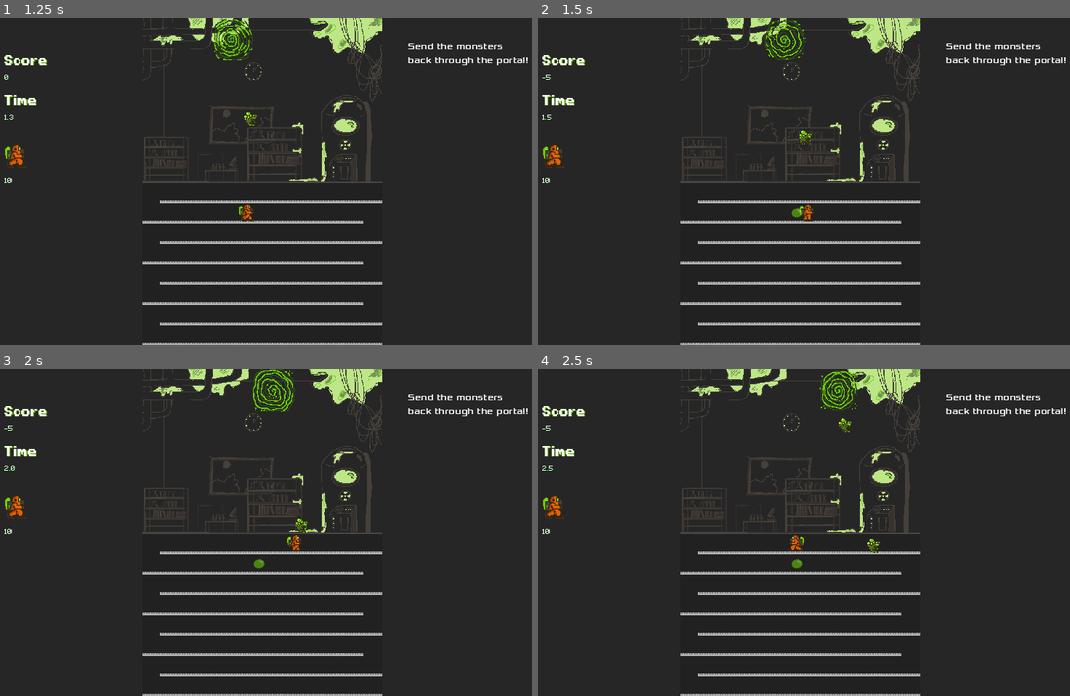
Above: before the commit, frames 1-4 (two rows, left to right).
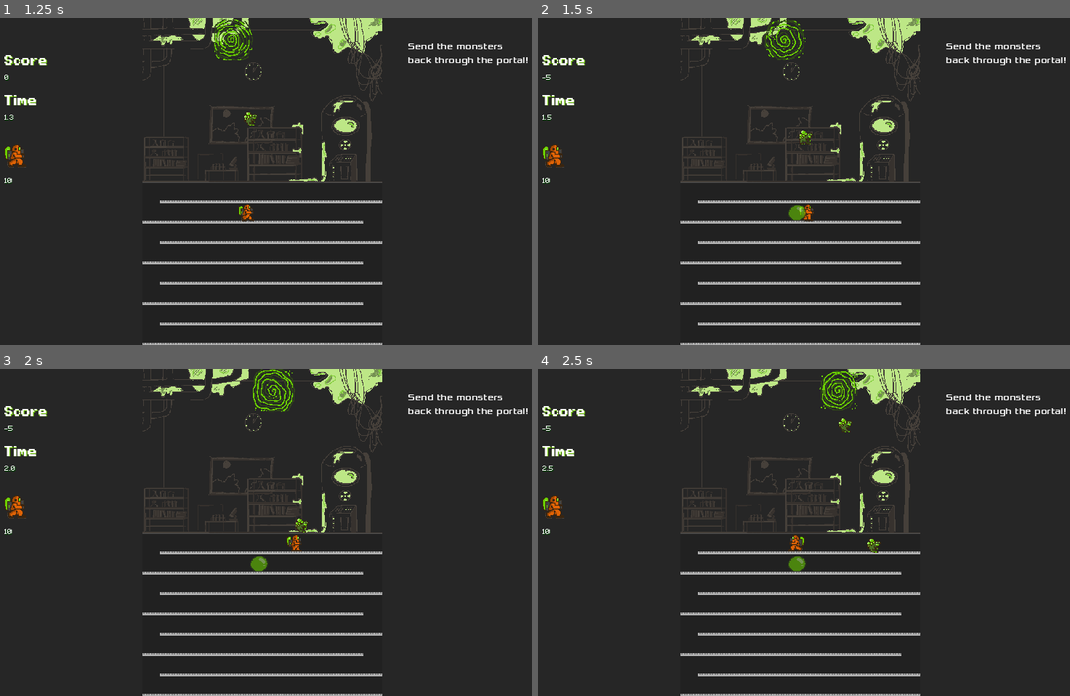
Above: after the commit, the same moments.

Repository: KrolPolski/Finnish-Game-Jam-2025
Game: Godot game, scene res://scenes/level_1.tscn
Same seed, same stepped clock (60 frames per second), same inputs: the game is played once before the commit and once after it.
Inputs:
- Up to frame 1 (1.25 s): tap Enter (enter_key) at 0.5, 0.6 s; hold D (move_right) from 0.53 s (still down); tap W (climb_up) at 0.77 s
- Up to frame 2 (1.5 s): keep holding D (move_right); tap Space (drop_bubble) at 1.35 s
- Up to frame 3 (2 s): keep holding D (move_right); tap W (climb_up) at 1.52 s; tap Enter (enter_key) at 1.55 s
- Up to frame 4 (2.5 s): release D (move_right) at 2.03 s; hold A (move_left) from 2.03 s (still down); tap Enter (enter_key) at 2.1 s

Frame 1 is identical in both runs. In frame 2, less than 0.1% of the frame differs, in the area x 47-51%, y 57-62%; in frame 3, less than 0.1%; in frame 4, less than 0.1%.

Commit message:
adds tweaks to bubble

Diff:
--- a/scenes/bubble.tscn
+++ b/scenes/bubble.tscn
@@ -48,9 +48,12 @@
 
 [node name="AnimatedSprite2D" type="AnimatedSprite2D" parent="."]
 modulate = Color(1, 1, 1, 0.568627)
+position = Vector2(9.05991e-06, 1.90735e-06)
+scale = Vector2(1.55358, 1.64317)
 sprite_frames = SubResource("SpriteFrames_62dam")
 animation = &"bubble_sprite"
-frame_progress = 0.780536
+frame = 1
+frame_progress = 0.53315
 
 [connection signal="area_entered" from="." to="." method="_on_area_entered"]
 [connection signal="timeout" from="Timer" to="." method="_on_timer_timeout"]
--- a/scenes/level_1.tscn
+++ b/scenes/level_1.tscn
@@ -478,7 +478,7 @@
 position = Vector2(629, -6)
 shape = SubResource("RectangleShape2D_samh5")
 
-[node name="Sprite2D" type="Sprite2D" parent="."]
+[node name="Background" type="Sprite2D" parent="."]
 position = Vector2(632, 176)
 texture = ExtResource("12_qxyaj")
 
